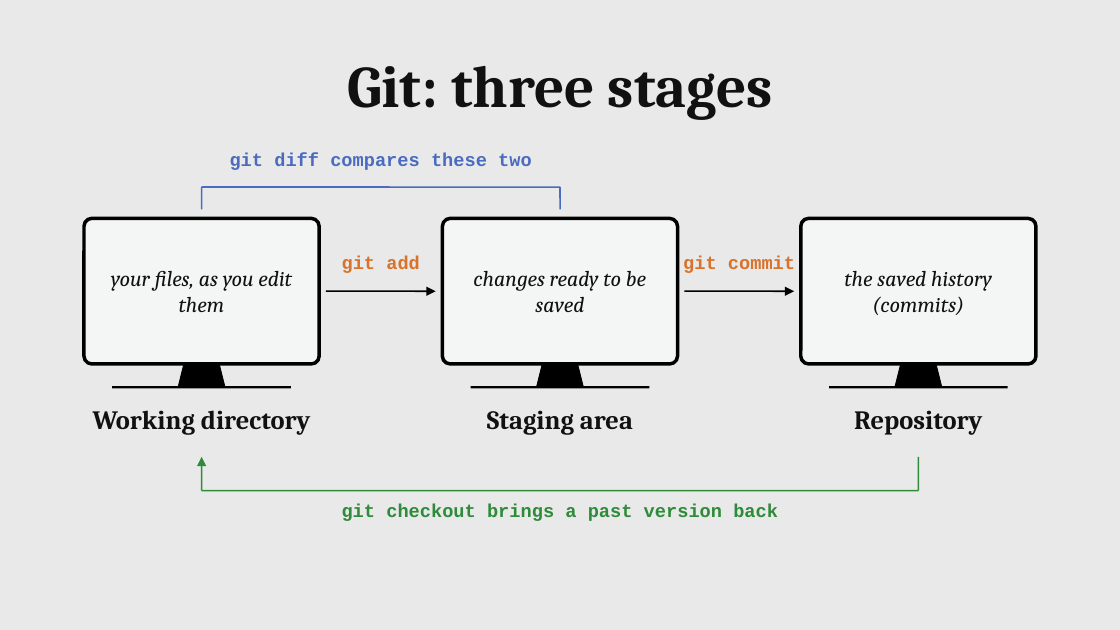
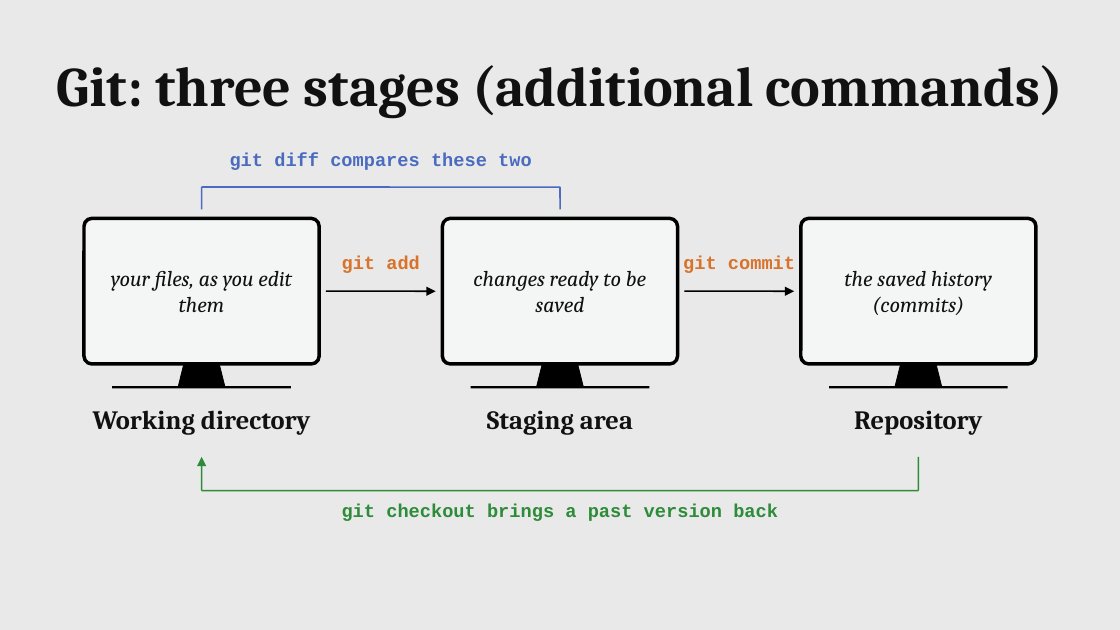
Before and after one commit to MaximeCaute/CogSupParis-Core-1, a slide deck: slide 10 of 2026-2027/S1/Session-01/Session_01_Course_introduction.odp (slide 8 before the commit). Drawn at 1120x630 pixels with LibreOffice and Linux fonts; fonts in the diff are those of the drawing. Boxes give left, top, right and bottom in pixels: in the first picture for what was removed or moved away, otherwise in the second. Text is boxed around its words. In the diff, an @@ line names an element or a change of style, - is before the commit and + after.

```diff
--- a/2026-2027/S1/Session-01/Session_01_Course_introduction.odp
+++ b/2026-2027/S1/Session-01/Session_01_Course_introduction.odp
@@ text at [57,65,1063,119]: text changed; size 38 to 36 pt @@
-Git: three stages
+Git: three stages (additional commands)
```
Also in this commit, not shown: 6 other slides changed, 9 slides added, 5 slides removed.
